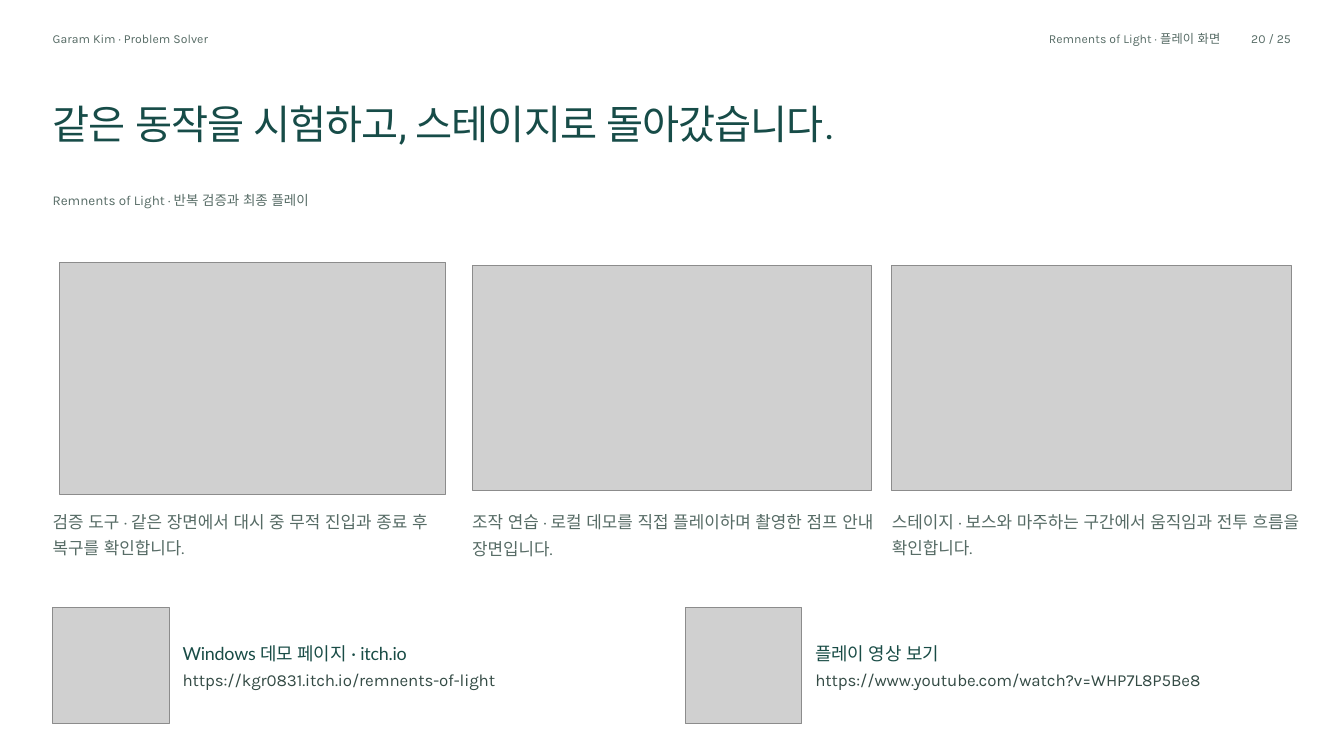
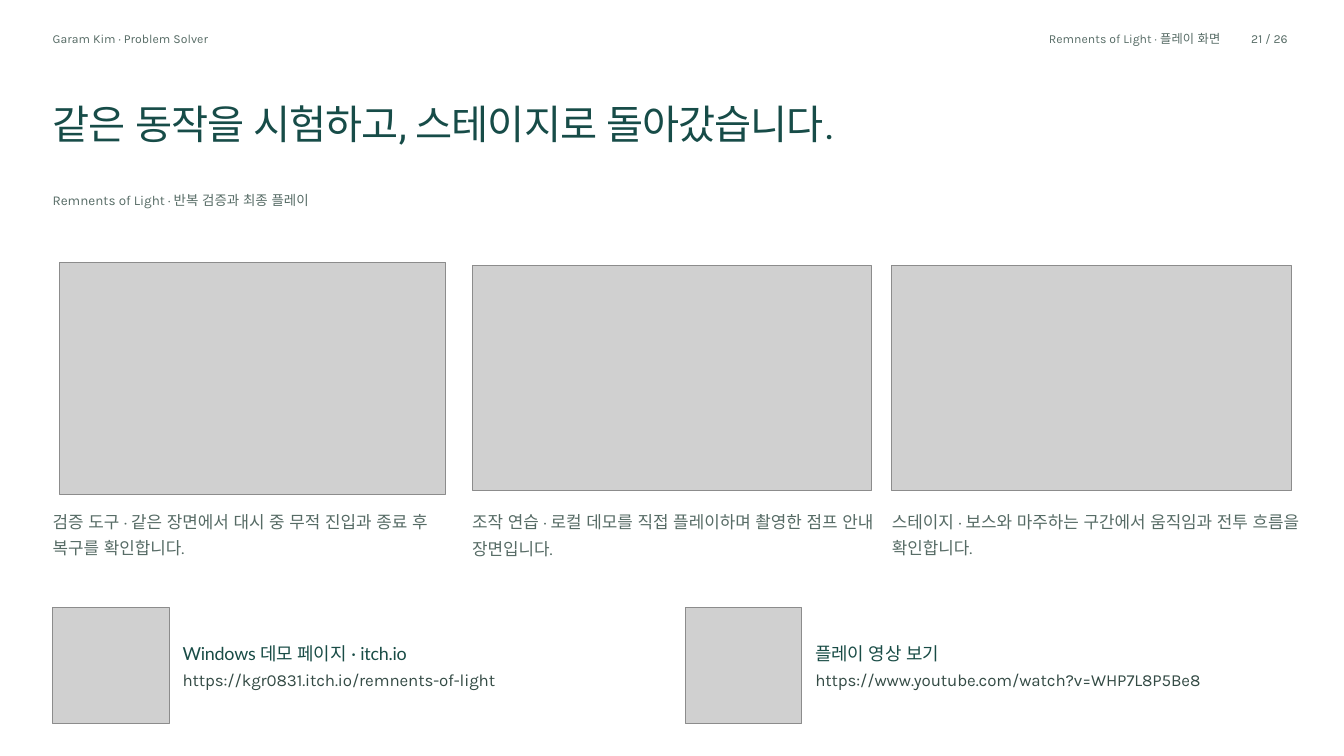
Before and after one commit to kgr0831/kgr0831.github.io, a slide deck: slide 21 of portfolio/pearlabyss/portfolio.pptx (slide 20 before the commit). Drawn at 1344x756 pixels with LibreOffice and Linux fonts; fonts in the diff are those of the drawing; grey boxes stand for pictures; background and template pictures are left out. Boxes give left, top, right and bottom in pixels: in the first picture for what was removed or moved away, otherwise in the second. Text is boxed around its words. In the diff, an @@ line names an element or a change of style, - is before the commit and + after.

```diff
--- a/portfolio/pearlabyss/portfolio.pptx
+++ b/portfolio/pearlabyss/portfolio.pptx
@@ text at box(1251, 35, 1288, 43): text changed @@
-20 / 25
+21 / 26
```
Also in this commit, not shown: 24 other slides changed, 1 slide added, 5 other files.
